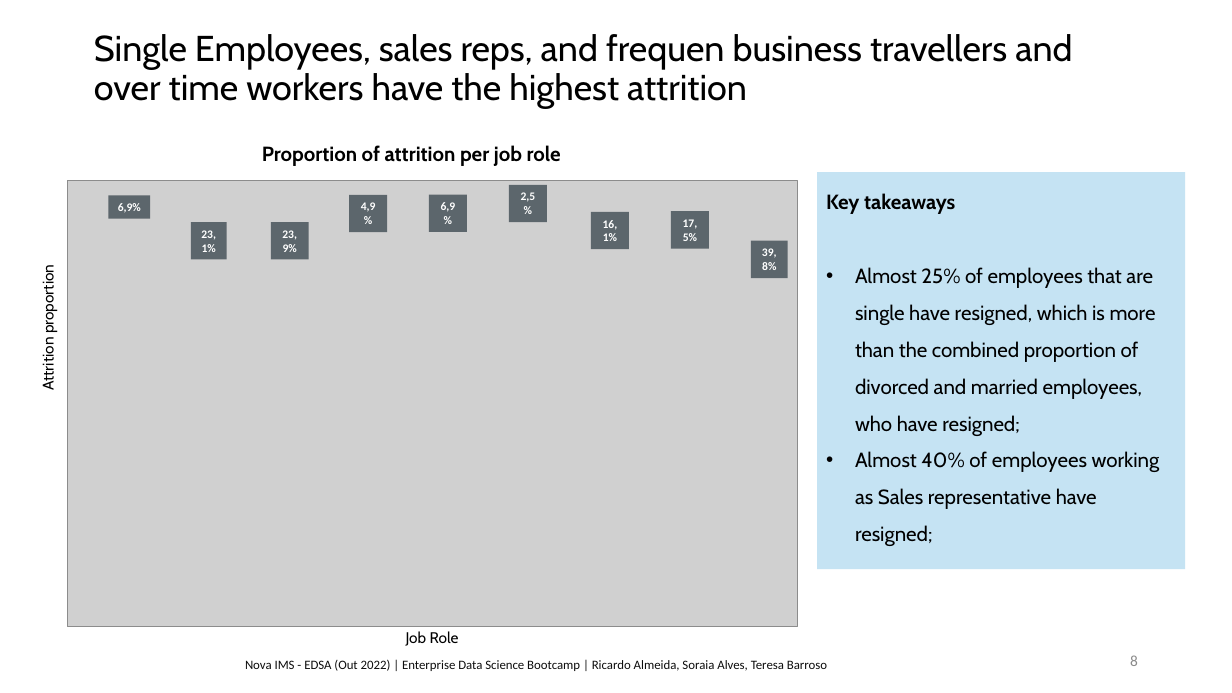
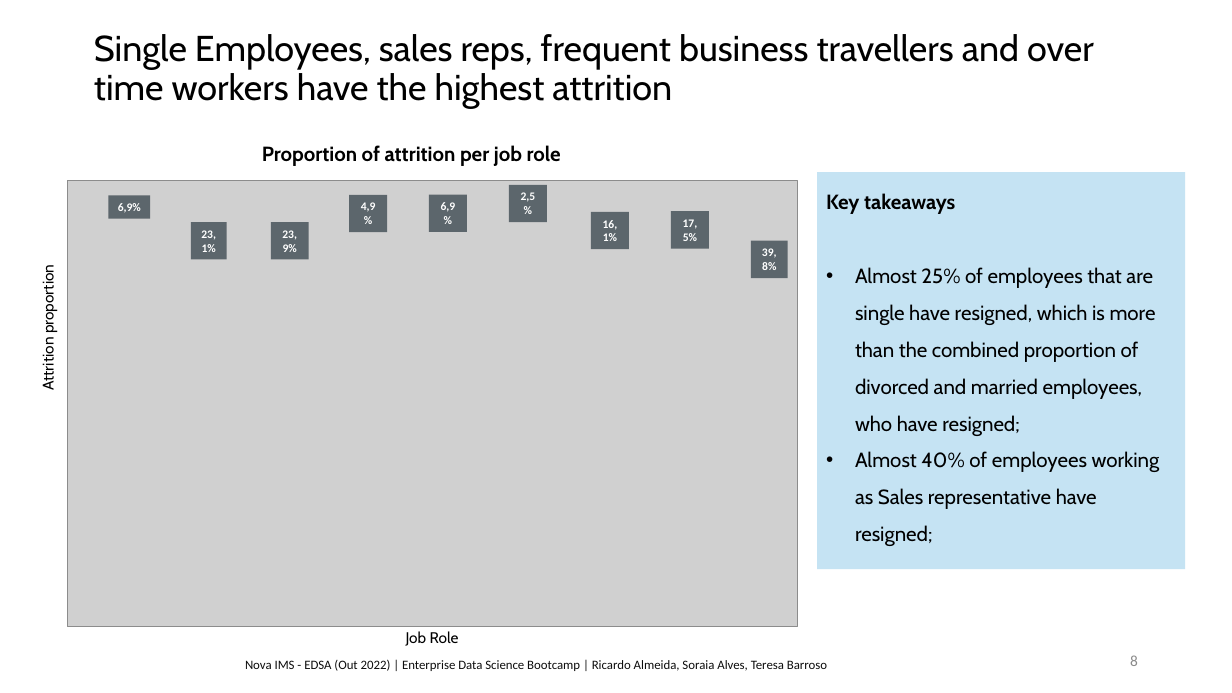
Before and after one commit to Ricardodpalmeida/bootcamp, a slide deck: slide 8 of 3. Presentation/EDSB Intermediary Presentation.pptx. Drawn at 1232x693 pixels with LibreOffice and Linux fonts; fonts in the diff are those of the drawing; grey boxes stand for pictures. Boxes give left, top, right and bottom in pixels: in the first picture for what was removed or moved away, otherwise in the second. Text is boxed around its words. In the diff, an @@ line names an element or a change of style, - is before the commit and + after.

```diff
--- a/3. Presentation/EDSB Intermediary Presentation.pptx
+++ b/3. Presentation/EDSB Intermediary Presentation.pptx
@@ title at bbox=[94, 34, 1094, 109]: text changed @@
-Single Employees, sales reps, and frequen business travellers and over time workers have the highest attrition
+Single Employees, sales reps, frequent business travellers and over time workers have the highest attrition
```
Also in this commit, not shown: 3 other slides changed.
